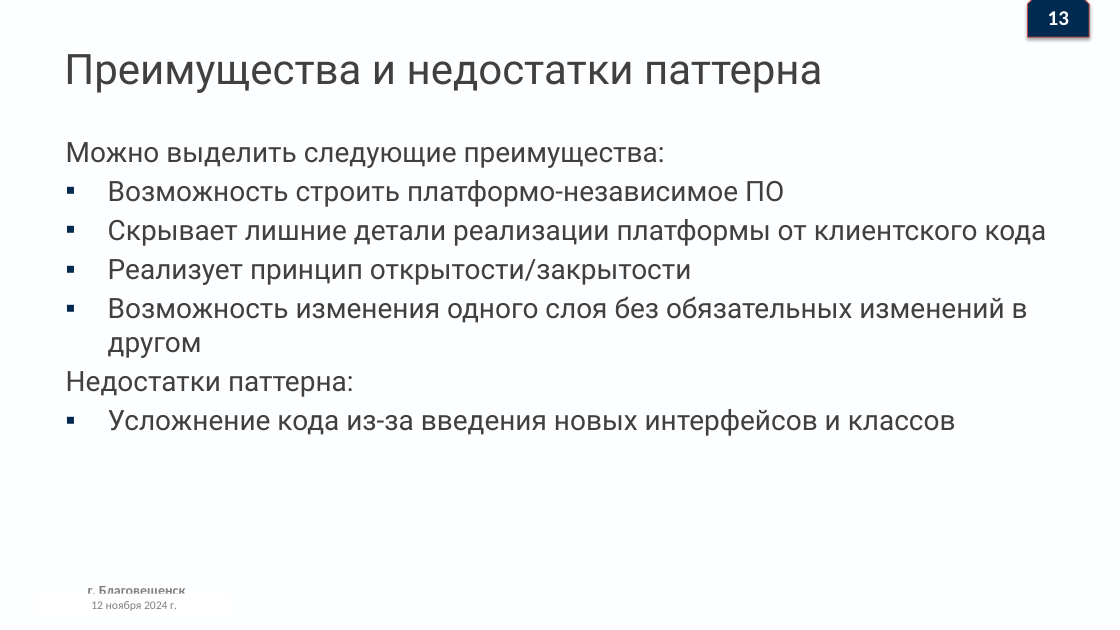
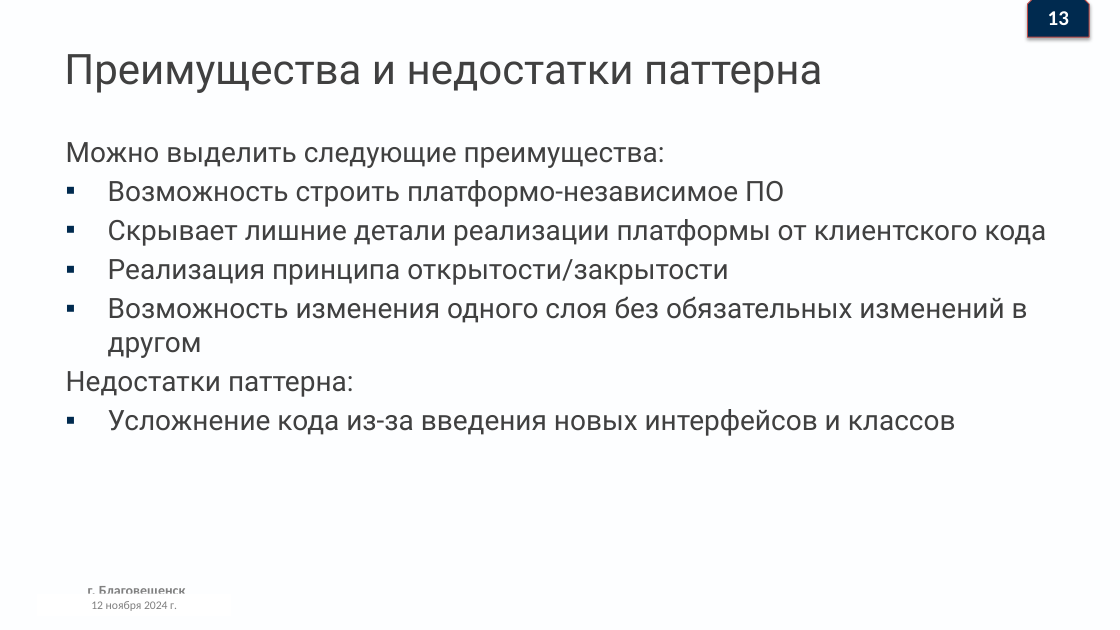
Before and after one commit to Denis-buh/Pattern-Bridge, a slide deck: slide 14 of Presentation/Презентация.pptx. Drawn at 1120x630 pixels with LibreOffice and Linux fonts; fonts in the diff are those of the drawing; background and template pictures are left out. Boxes give left, top, right and bottom in pixels: in the first picture for what was removed or moved away, otherwise in the second. Text is boxed around its words. In the diff, an @@ line names an element or a change of style, - is before the commit and + after.

```diff
--- a/Presentation/Презентация.pptx
+++ b/Presentation/Презентация.pptx
@@ text at bbox=[108, 259, 728, 285]: text changed @@
-▪ Реализует принцип открытости/закрытости
+▪ Реализация принципа открытости/закрытости
```
Also in this commit, not shown: 1 other slide changed.
